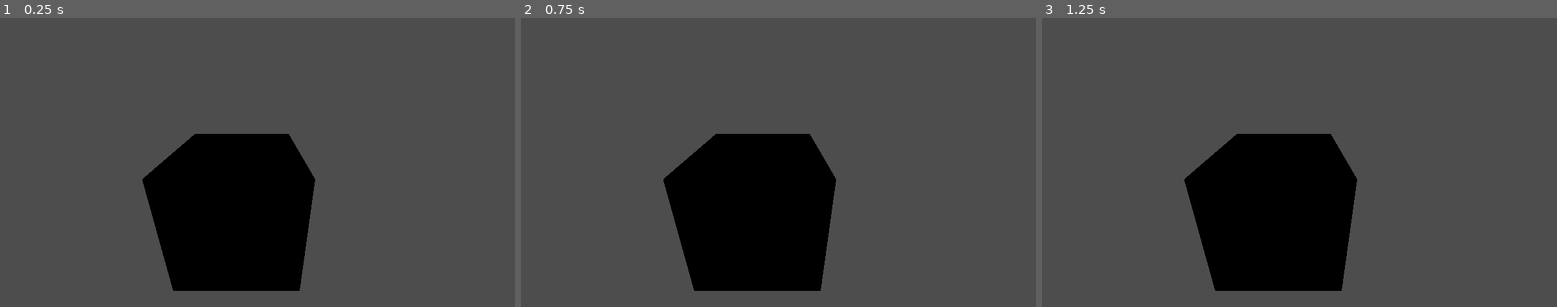
Above: before the commit, frames 1-3 (left to right).
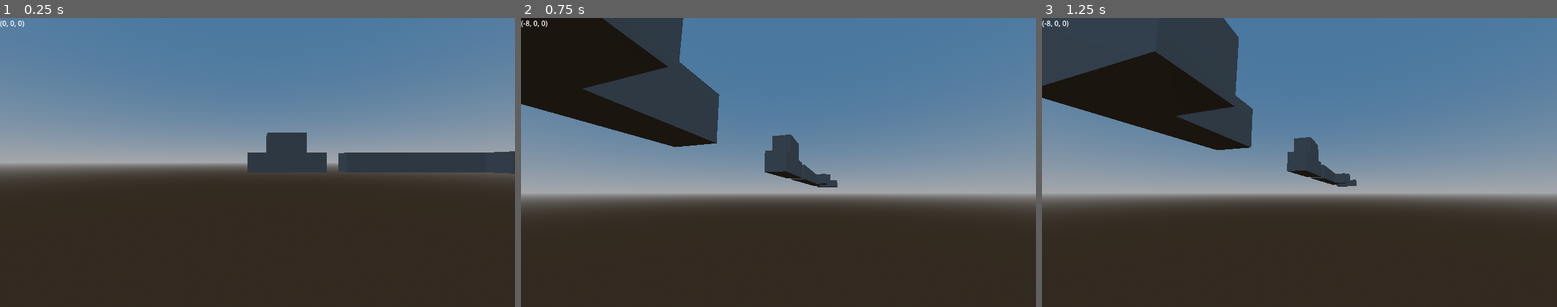
Above: after the commit, the same moments.

Repository: erraticandunplanned/Block_Builder_3
Game: Godot game, scene res://scenes/main.tscn
Same seed, same stepped clock (60 frames per second), same inputs: the game is played once before the commit and once after it.
Inputs (mouse positions are in pixels of both pictures, inside the frame that each line leads up to):
- Up to frame 1 (0.25 s): no input
- Up to frame 2 (0.75 s): tap Enter at 0.5 s; move the mouse to (891, 148) at 0.52 s; hold Right (ui_right) from 0.53 s (still down); tap Mouse wheel up (zoom_in, bound only after the commit) at 0.6 s
- Up to frame 3 (1.25 s): keep holding Right (ui_right); tap Mouse wheel down (zoom_out, bound only after the commit) at 0.8 s

The runs differ from the first frame. In frame 1, 98% of the frame differs, in the area x 0-100%, y 0-100%; in frame 2, 98%; in frame 3, 98%.

Commit message:
added better camera and thread function

Diff:
--- a/project.godot
+++ b/project.godot
@@ -14,3 +14,16 @@
 run/main_scene="res://scenes/main.tscn"
 config/features=PackedStringArray("4.2", "Forward Plus")
 config/icon="res://icon.svg"
+
+[input]
+
+zoom_in={
+"deadzone": 0.5,
+"events": [Object(InputEventMouseButton,"resource_local_to_scene":false,"resource_name":"","device":-1,"window_id":0,"alt_pressed":false,"shift_pressed":false,"ctrl_pressed":false,"meta_pressed":false,"button_mask":0,"position":Vector2(0, 0),"global_position":Vector2(0, 0),"factor":1.0,"button_index":4,"canceled":false,"pressed":false,"double_click":false,"script":null)
+]
+}
+zoom_out={
+"deadzone": 0.5,
+"events": [Object(InputEventMouseButton,"resource_local_to_scene":false,"resource_name":"","device":-1,"window_id":0,"alt_pressed":false,"shift_pressed":false,"ctrl_pressed":false,"meta_pressed":false,"button_mask":0,"position":Vector2(0, 0),"global_position":Vector2(0, 0),"factor":1.0,"button_index":5,"canceled":false,"pressed":false,"double_click":false,"script":null)
+]
+}
--- /dev/null
+++ b/scenes/chunk16.tscn
@@ -0,0 +1,8 @@
+[gd_scene load_steps=2 format=3 uid="uid://da2tl3l16ugjt"]
+
+[ext_resource type="Script" path="res://scripts/chunk16.gd" id="1_wi2gf"]
+
+[node name="Chunk16" type="Node3D"]
+script = ExtResource("1_wi2gf")
+
+[node name="block_container" type="Node3D" parent="."]
--- a/scenes/main.tscn
+++ b/scenes/main.tscn
@@ -1,9 +1,59 @@
-[gd_scene load_steps=2 format=3 uid="uid://d2cqypepvwjky"]
+[gd_scene load_steps=6 format=3 uid="uid://d2cqypepvwjky"]
 
 [ext_resource type="Script" path="res://scripts/main.gd" id="1_7t8o0"]
+[ext_resource type="Script" path="res://scripts/camera_controller.gd" id="2_005yf"]
+
+[sub_resource type="ProceduralSkyMaterial" id="ProceduralSkyMaterial_wkj1o"]
+sky_top_color = Color(0.286275, 0.466667, 0.623529, 1)
+sky_horizon_color = Color(0.647059, 0.654902, 0.670588, 1)
+ground_bottom_color = Color(0.2, 0.168627, 0.133333, 1)
+
+[sub_resource type="Sky" id="Sky_eqilp"]
+sky_material = SubResource("ProceduralSkyMaterial_wkj1o")
+
+[sub_resource type="Environment" id="Environment_b1ri1"]
+background_mode = 2
+sky = SubResource("Sky_eqilp")
 
 [node name="Node3D" type="Node3D"]
 script = ExtResource("1_7t8o0")
 
-[node name="Camera3D" type="Camera3D" parent="."]
-transform = Transform3D(1, 0, 0, 0, 0.916342, 0.400397, 0, -0.400397, 0.916342, 0, 2.57555, 3.87714)
+[node name="load_center" type="Node3D" parent="."]
+
+[node name="horizontal_rotate" type="Node3D" parent="."]
+
+[node name="vertical_rotate" type="Node3D" parent="horizontal_rotate"]
+
+[node name="Camera3D" type="Camera3D" parent="horizontal_rotate/vertical_rotate"]
+transform = Transform3D(1, 0, 0, 0, 1, 0, 0, 0, 1, 0, 0, 10)
+script = ExtResource("2_005yf")
+
+[node name="WorldEnvironment" type="WorldEnvironment" parent="."]
+environment = SubResource("Environment_b1ri1")
+
+[node name="chunk_container" type="Node3D" parent="."]
+
+[node name="CanvasLayer" type="CanvasLayer" parent="."]
+
+[node name="HUD" type="Control" parent="CanvasLayer"]
+layout_mode = 3
+anchors_preset = 15
+anchor_right = 1.0
+anchor_bottom = 1.0
+grow_horizontal = 2
+grow_vertical = 2
+mouse_filter = 2
+
+[node name="text" type="Control" parent="CanvasLayer/HUD"]
+anchors_preset = 0
+offset_right = 128.0
+offset_bottom = 128.0
+
+[node name="RichTextLabel" type="RichTextLabel" parent="CanvasLayer/HUD/text"]
+layout_mode = 1
+anchors_preset = 15
+anchor_right = 1.0
+anchor_bottom = 1.0
+grow_horizontal = 2
+grow_vertical = 2
+text = "text"
--- /dev/null
+++ b/scripts/camera_controller.gd
@@ -0,0 +1,33 @@
+extends Camera3D
+
+var paused = false
+var mouse_camera_sensitivity = 0.005
+var camera_zoom_sensitivity = 1
+var camera_zoom_min = 1
+var camera_zoom_max = 200
+
+@onready var rot_hor = $"../.."
+@onready var rot_ver = $".."
+
+func _ready():
+	Input.mouse_mode = Input.MOUSE_MODE_CAPTURED
+
+func _process(delta):
+	if Input.is_action_just_pressed("ui_cancel"):
+		paused = not paused
+		if paused:
+			Input.mouse_mode = Input.MOUSE_MODE_VISIBLE
+		else:
+			Input.mouse_mode = Input.MOUSE_MODE_CAPTURED
+
+	if Input.is_action_just_pressed("zoom_in"):
+		position.z = clamp(position.z - camera_zoom_sensitivity, camera_zoom_min, camera_zoom_max)
+	if Input.is_action_just_pressed("zoom_out"):
+		position.z = clamp(position.z + camera_zoom_sensitivity, camera_zoom_min, camera_zoom_max)
+
+func _unhandled_input(event):
+	if paused: return
+	if event is InputEventMouseMotion:
+		rot_hor.rotate_y(-event.relative.x * mouse_camera_sensitivity)
+		rot_ver.rotate_x(-event.relative.y * mouse_camera_sensitivity)
+		rot_ver.rotation.x = clamp(rot_ver.rotation.x, -PI/2, PI/2)
--- /dev/null
+++ b/scripts/chunk16.gd
@@ -0,0 +1,43 @@
+extends Node3D
+
+var single_block = preload("res://scenes/single_block_chunk.tscn")
+var chunksize = Vector3(8,8,8)
+var threadlist = {}
+
+@onready var block_container = $block_container
+
+func generate_chunk_from_seed(seed : FastNoiseLite, chunk_loc : Vector3):
+	for i in chunksize.x:
+		for j in chunksize.y:
+			for k in chunksize.z:
+				var block_location = Vector3(i,j,k)
+				var thread = Thread.new()
+				var global_block_location = chunk_loc + block_location
+				threadlist[global_block_location] = thread
+				thread.start(thread_generate_block.bind(global_block_location,block_location,seed))
+
+func thread_generate_block(glob_loc, loc, seed):
+	if seed.get_noise_3d(glob_loc.x,glob_loc.y,glob_loc.z) > 0:
+		call_deferred("cancel_thread", glob_loc)
+	else:
+		var newblock = single_block.instantiate()
+		block_container.add_child(newblock)
+		#block_container.call_deferred("add_child",newblock)
+		newblock.global_position = loc
+		newblock.name = str(glob_loc)
+		call_deferred("thread_finish_block", newblock, glob_loc)
+
+func cancel_thread(loc):
+	var thread = threadlist.get(loc)
+	if thread.is_alive():
+		thread.wait_to_finish()
+
+func thread_finish_block(block, loc):
+	block_container.add_child(block)
+	cancel_thread(loc)
+
+func unload_self():
+	pass
+
+#func _exit_tree():
+#	thread.wait_to_finish()
--- /dev/null
+++ b/scripts/main(depreciated).gd
@@ -0,0 +1,51 @@
+extends Node3D
+
+var import_chunk = preload("res://scenes/single_block_chunk.tscn")
+var chunksize = Vector3(1,1,1)
+var noisemap
+
+var chunklist = {}
+var threadlist = {}
+
+@onready var block_container = $block_container
+
+func _ready():
+	noisemap = FastNoiseLite.new()
+	noisemap.seed = randi()
+	noisemap.noise_type = FastNoiseLite.TYPE_SIMPLEX
+	generate_chunk_cube_at(0,0,0,25)
+
+func _process(_delta):
+	pass
+
+## This function take an origin position and generates a cube of cubes of a specified side length
+## (side_length = 3 results in a 3x3 cube)
+## each cube is offset by chunk_size
+func generate_chunk_cube_at(x,y,z,side_length):
+	for i in side_length:
+		for j in side_length:
+			for k in side_length:
+				var newcoordinate = Vector3(x+(i*chunksize.x)-(side_length*chunksize.x/2), y+(j*chunksize.y)-(side_length*chunksize.y/2), z+(k*chunksize.z)-(side_length*chunksize.z/2))
+				var thread = Thread.new()
+				threadlist[newcoordinate] = thread
+				thread.start(thread_generate_chunk.bind(newcoordinate))
+
+### THREAD SHENANIGANS
+
+func thread_generate_chunk(loc : Vector3):
+	if noisemap.get_noise_3d(loc.x,loc.y,loc.z) > 0:
+		call_deferred("cancel_thread", loc)
+	else:
+		var newchunk = import_chunk.instantiate()
+		newchunk.global_position = loc
+		newchunk.name = str(loc)
+		call_deferred("thread_finish_chunk", newchunk, loc)
+
+func cancel_thread(loc):
+	var thread = threadlist.get(loc)
+	if thread.is_alive():
+		thread.wait_to_finish()
+
+func thread_finish_chunk(chunk, loc : Vector3):
+	block_container.add_child(chunk)
+	cancel_thread(loc)
--- a/scripts/main.gd
+++ b/scripts/main.gd
@@ -1,35 +1,75 @@
 extends Node3D
 
-var import_chunk = preload("res://scenes/single_block_chunk.tscn")
-var chunksize = Vector3(1,1,1)
+var noisemap
+var mapsize = Vector3(3,3,3)
+var chunk_side_length = 8
+var chunk_scene = preload("res://scenes/chunk16.tscn")
+@onready var chunk_container = $chunk_container
+@onready var HUD_text = $CanvasLayer/HUD/text/RichTextLabel
+@onready var load_center = $load_center
 
-var chunklist = {}
-var threadlist = {}
+var chunk_load_area = []
 
+# Called when the node enters the scene tree for the first time.
 func _ready():
-	generate_chunk_cube_at(0,0,0,3)
+	noisemap = FastNoiseLite.new()
+	noisemap.seed = randi()
+	noisemap.noise_type = FastNoiseLite.TYPE_SIMPLEX
 
-func _process(_delta):
-	pass
+	HUD_text.text = str(load_center.global_position)
 
-func generate_chunk_cube_at(x,y,z,side_length):
-	for i in side_length:
-		for j in side_length:
-			for k in side_length:
-				var newcoordinate = Vector3(x+(i*chunksize.x)-(side_length*chunksize.x/2), y+(j*chunksize.y)-(side_length*chunksize.y/2), z+(k*chunksize.z)-(side_length*chunksize.z/2))
-				var thread = Thread.new()
-				threadlist[newcoordinate] = thread
-				thread.start(thread_generate_chunk.bind(newcoordinate))
+	for x in mapsize.x:
+		for y in mapsize.y:
+			for z in mapsize.z:
+				var new_location = Vector3(x * chunk_side_length , y * chunk_side_length ,z * chunk_side_length)
+				var new_chunk = chunk_scene.instantiate()
+				chunk_container.add_child(new_chunk)
+				new_chunk.global_position = new_location
+				new_chunk.name = str(new_location)
+				new_chunk.generate_chunk_from_seed(noisemap, new_location)
 
-func thread_generate_chunk(loc : Vector3):
-	var newchunk = import_chunk.instantiate()
-	call_deferred("thread_finish_chunk", newchunk, loc)
+func _process(delta):
+	## MOVE THE LOCATION OF THE "LOAD CENTER" NODE ALONG X AND Y AXIS
+	if Input.is_action_just_pressed("ui_up"):
+		load_center.global_position += Vector3(0,chunk_side_length,0)
+		HUD_text.text = str(load_center.global_position)
+	if Input.is_action_just_pressed("ui_left"):
+		load_center.global_position += Vector3(chunk_side_length,0,0)
+		HUD_text.text = str(load_center.global_position)
+	if Input.is_action_just_pressed("ui_down"):
+		load_center.global_position -= Vector3(0,chunk_side_length,0)
+		HUD_text.text = str(load_center.global_position)
+	if Input.is_action_just_pressed("ui_right"):
+		load_center.global_position -= Vector3(chunk_side_length,0,0)
+		HUD_text.text = str(load_center.global_position)
 
-func thread_finish_chunk(chunk, loc : Vector3):
+	### FIND THE LOAD_AREA WHERE CHUNKS SHOULD BE LOADED
+	## MAKE AN ARRAY OF VECTOR3 "LOAD_AREA"
+	for i in mapsize.x:
+		for j in mapsize.y:
+			for k in mapsize.z:
+				var check_location = load_center.global_position + Vector3( i * chunk_side_length , j * chunk_side_length , k * chunk_side_length )
+				chunk_load_area.append(check_location)
 
-	add_child(chunk)
-	chunk.name = str(loc)
-	chunk.global_position = loc
-	var thread = threadlist.get(loc)
-	if thread.is_alive():
-		thread.wait_to_finish()
+	## COMPARE THE LOCATION OF EACH NODE IN CHUNK_CONTAINER TO EACH LOCATION IN LOAD_AREA.
+	var existing_chunks = chunk_container.get_children()
+	for chunk_to_test in existing_chunks:
+		var to_be_deleted = true
+		for location_to_test in chunk_load_area:
+			if chunk_to_test.global_position == location_to_test:
+				## IF A MATCH IS FOUND, THE CHUNK STAYS AS-IS. PREVENT IT FROM BEING DELETED AND REMOVE THE LOCATION FROM LOAD_AREA
+				to_be_deleted = false
+				chunk_load_area.remove_at(chunk_load_area.find(location_to_test))
+		if to_be_deleted:
+			## IF THE CHUNK'S LOCATION IS NOT IN THE LOAD_AREA, DELETE IT.
+			chunk_to_test.unload_self()
+
+	### LOAD ANY MISSING CHUNKS IN LOAD_AREA
+	if chunk_load_area == []: return
+	for new_location in chunk_load_area:
+		var new_chunk = chunk_scene.instantiate()
+		chunk_container.add_child(new_chunk)
+		new_chunk.global_position = new_location
+		new_chunk.name = str(new_location)
+		new_chunk.generate_chunk_from_seed(noisemap, new_location)
+	chunk_load_area.clear()
